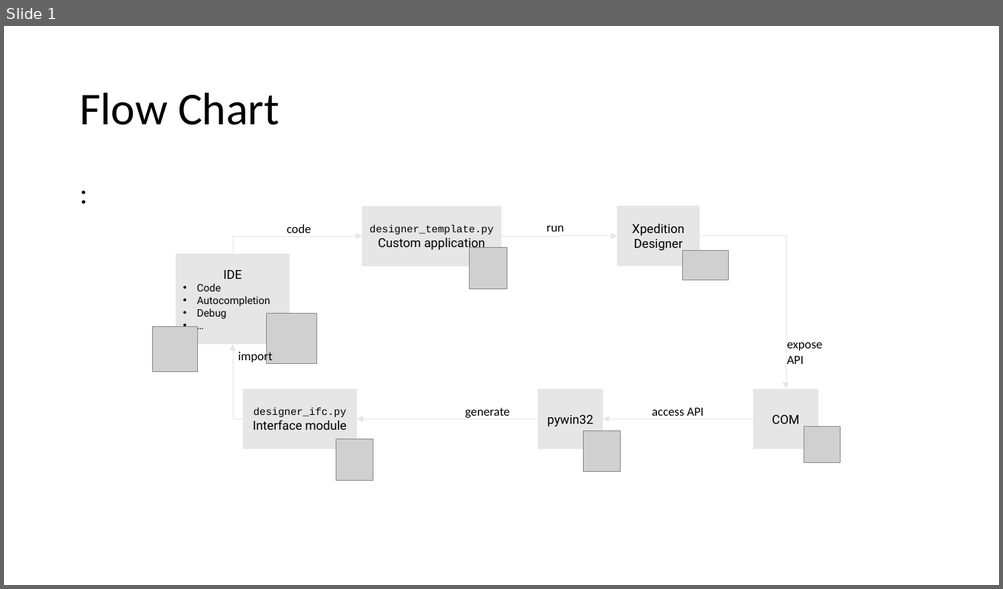
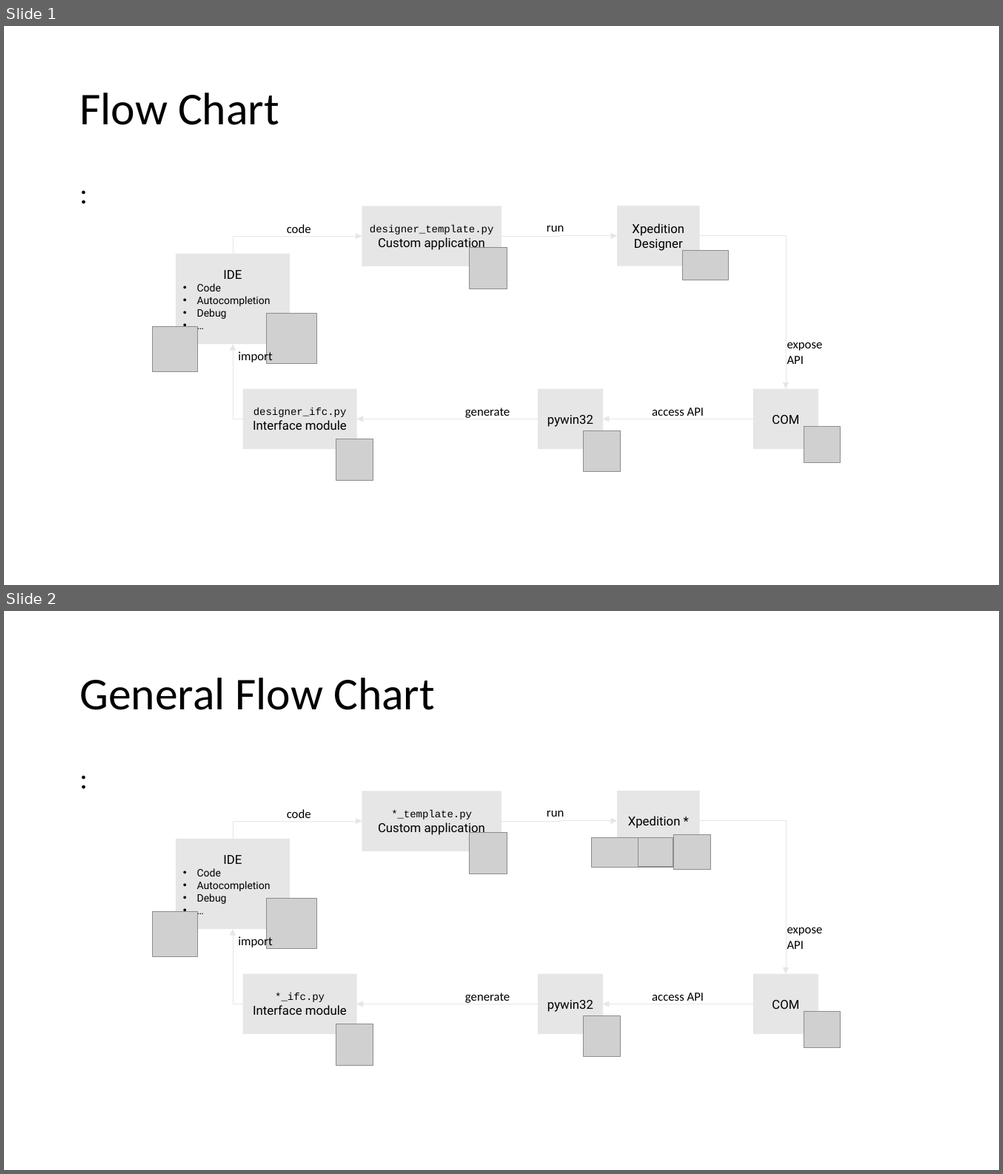
Before and after one commit to EdgarMerger/SiemensEDA_Python_Interface, a slide deck: xpedition_designer/images/flow-chart.pptx. Shown one above the other, each under a label of ours: slide 1 before the commit, slides 1 and 2 after it. The pictures are 1003x589 and 1003x1174 pixels, drawn with LibreOffice and Linux fonts; fonts in the diff are those of the drawing; grey boxes stand for pictures. Boxes give left, top, right and bottom in pixels: in the first picture for what was removed or moved away, otherwise in the second. Text is boxed around its words. In the diff, an @@ line names an element or a change of style, - is before the commit and + after.

Commit message:
generalized README

```diff
--- a/xpedition_designer/images/flow-chart.pptx
+++ b/xpedition_designer/images/flow-chart.pptx
@@ slide 2 added at box(4, 611, 999, 1170), background #FFFFFF @@
@@ title added at box(79, 678, 435, 710), 44 pt, text #000000 @@
+General Flow Chart
@@ text added at box(73, 760, 930, 1116), 28 pt, text #000000 @@
+:
@@ text added at box(287, 809, 311, 818), 12 pt, text #000000 @@
+code
@@ rectangle added at box(362, 791, 502, 851), fill #E7E6E6, 12 pt, text #000000 @@
+*_template.py
+Custom application
@@ rectangle added at box(617, 791, 700, 851), fill #E7E6E6, 12 pt, text #000000 @@
+Xpedition *
@@ elbow arrow added from (233, 840) to (362, 821), #E7E6E6 0.5 pt @@
@@ picture added at box(469, 832, 507, 874) @@
@@ elbow arrow added from (502, 821) to (617, 821), #E7E6E6 0.5 pt @@
@@ text added at box(546, 811, 563, 817), 12 pt, text #000000 @@
+run
@@ elbow arrow added from (700, 821) to (786, 974), #E7E6E6 0.5 pt @@
@@ rectangle added at box(176, 840, 290, 930), fill #E7E6E6, 10 pt, text #000000 @@
+IDE
+• Code
+• Autocompletion
+• Debug
+• …
@@ picture added at box(591, 838, 637, 868) @@
@@ picture added at box(637, 838, 672, 867) @@
@@ picture added at box(673, 834, 711, 870) @@
@@ picture added at box(267, 898, 317, 949) @@
@@ picture added at box(153, 911, 198, 957) @@
@@ elbow arrow added from (243, 1004) to (233, 930), #E7E6E6 0.5 pt @@
@@ text added at box(238, 936, 272, 949), 12 pt, text #000000 @@
+import
@@ text added at box(787, 928, 822, 949), 12 pt, text #000000 @@
+expose
+API
@@ rectangle added at box(243, 974, 357, 1035), fill #E7E6E6, 12 pt, text #000000 @@
+*_ifc.py
+Interface module
@@ rectangle added at box(538, 974, 603, 1035), fill #E7E6E6, 12 pt, text #000000 @@
+pywin32
@@ rectangle added at box(753, 974, 818, 1035), fill #E7E6E6, 12 pt, text #000000 @@
+COM
@@ elbow arrow added from (538, 1004) to (357, 1004), #E7E6E6 0.5 pt @@
@@ text added at box(465, 993, 509, 1003), 12 pt, text #000000 @@
+generate
@@ arrow added from (753, 1004) to (603, 1004), #E7E6E6 0.5 pt @@
@@ text added at box(652, 993, 704, 1001), 12 pt, text #000000 @@
+access API
@@ picture added at box(336, 1025, 373, 1065) @@
@@ picture added at box(583, 1016, 620, 1057) @@
@@ picture added at box(804, 1011, 840, 1048) @@
```
Also in this commit, not shown: 2 other files.
